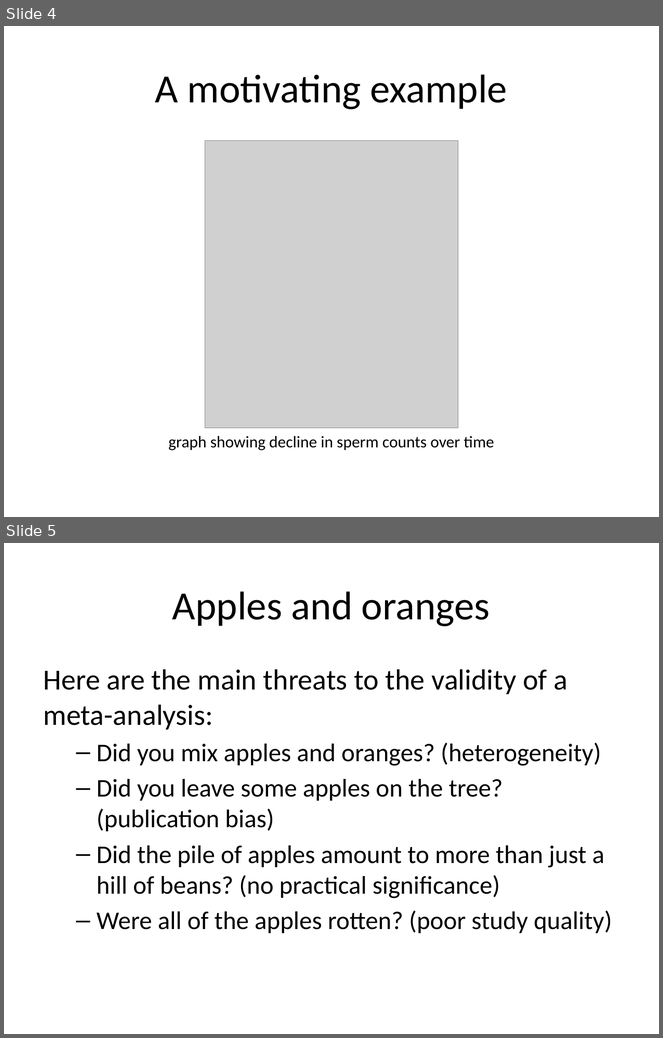
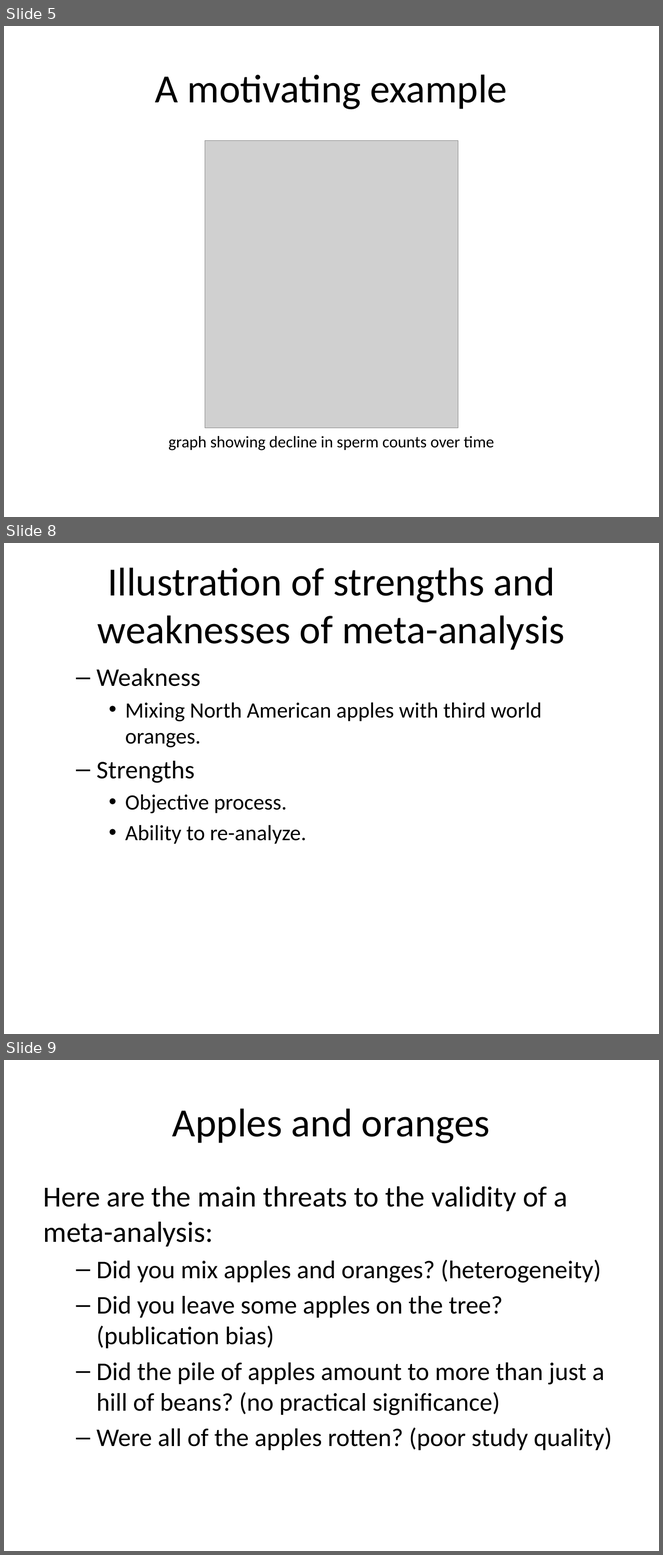
Before and after one commit to pmean/introduction-meta-analysis, a slide deck: src/intro.pptx. Shown one above the other, each under a label of ours: slides 4 and 5 before the commit, slides 5, 8 and 9 after it; the slides between them are not shown. The pictures are 663x1038 and 663x1555 pixels, drawn with LibreOffice and Linux fonts; fonts in the diff are those of the drawing; grey boxes stand for pictures. Boxes give left, top, right and bottom in pixels: in the first picture for what was removed or moved away, otherwise in the second. Text is boxed around its words. In the diff, an @@ line names an element or a change of style, - is before the commit and + after.

```diff
--- a/src/intro.pptx
+++ b/src/intro.pptx
@@ slide 8 added at <box>4,543,659,1034</box>, background #FFFFFF @@
@@ title added at <box>98,567,565,650</box>, 44 pt, text #000000 @@
+Illustration of strengths and weaknesses of meta-analysis
@@ text added at <box>97,668,542,844</box>, 24 pt, text #000000 @@
+  – Weakness
+    • Mixing North American apples with third world oranges.
+  – Strengths
+    • Objective process.
+    • Ability to re-analyze.
@@ what was slide 4 is now slide 5 @@
@@ what was slide 5 is now slide 9 @@
```
Also in this commit, not shown: 2 slides changed, 32 other slides added, 4 other files.
